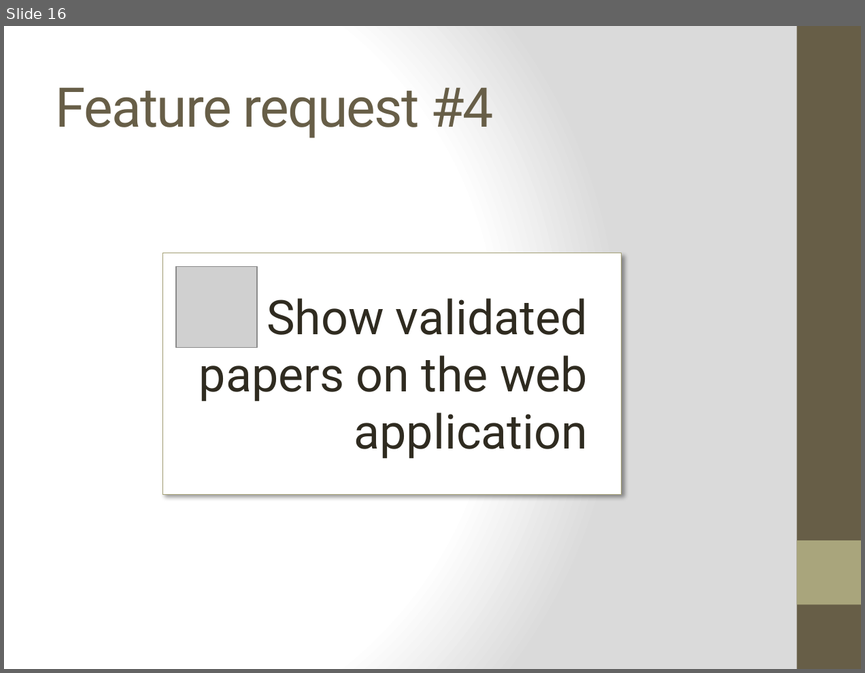
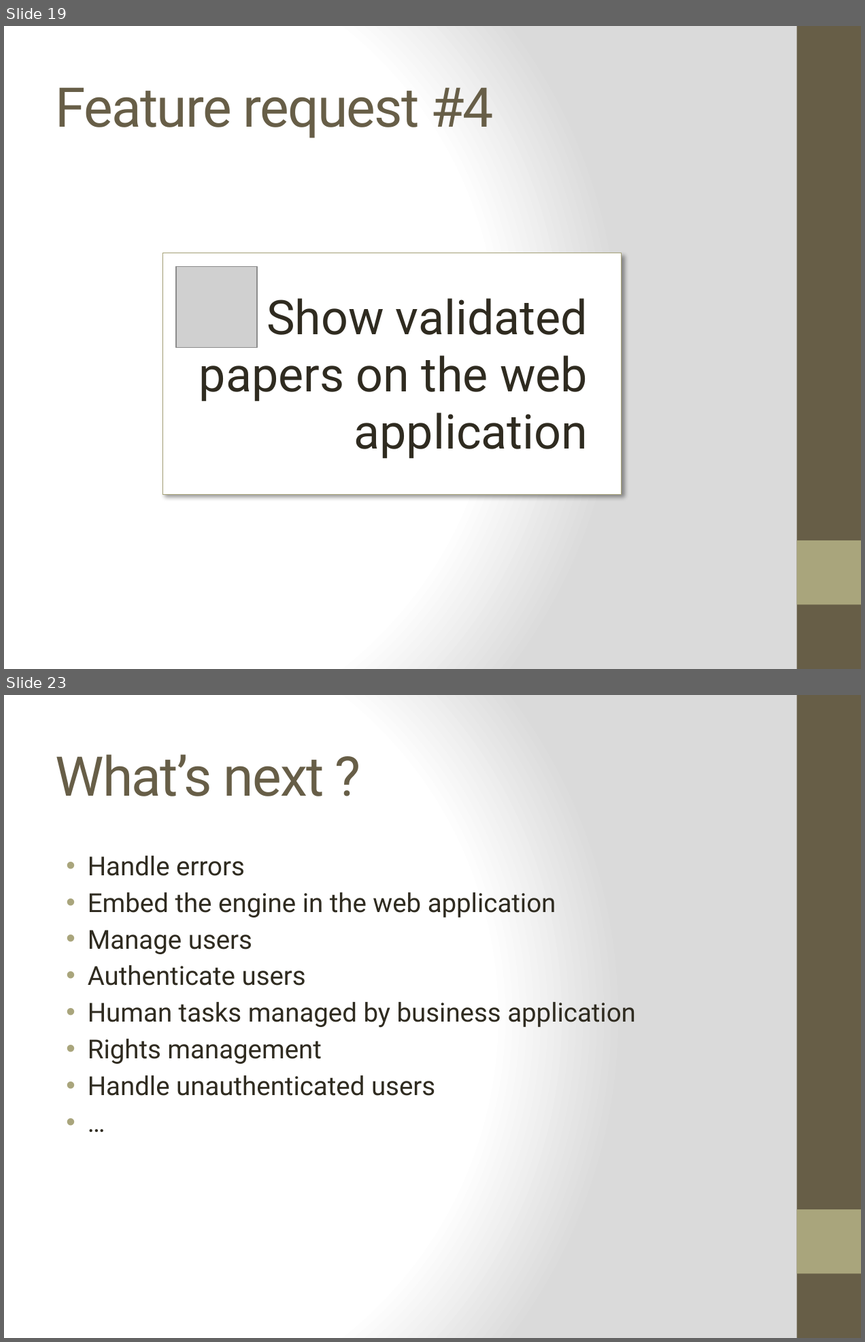
Before and after one commit to bouquetf/call-for-paper, a slide deck: slides/slides.pptx. Shown one above the other, each under a label of ours: slide 16 before the commit, slides 19 and 23 after it; the slides between them are not shown. The pictures are 865x673 and 865x1342 pixels, drawn with LibreOffice and Linux fonts; fonts in the diff are those of the drawing; grey boxes stand for pictures. Boxes give left, top, right and bottom in pixels: in the first picture for what was removed or moved away, otherwise in the second. Text is boxed around its words. In the diff, an @@ line names an element or a change of style, - is before the commit and + after.

```diff
--- a/slides/slides.pptx
+++ b/slides/slides.pptx
@@ slide 23 added at (x1=4, y1=695, x2=861, y2=1338), background gradient #FFFFFF to #DADADA; not listed: 2 template elements that a slide beside it also shows @@
@@ title added at (x1=56, y1=754, x2=324, y2=796), 46 pt, text #675E47 @@
+What’s next ?
@@ text added at (x1=88, y1=855, x2=636, y2=1096), 22 pt, text #2F2B20 @@
+• Handle errors
+• Embed the engine in the web application
+• Manage users
+• Authenticate users
+• Human tasks managed by business application
+• Rights management
+• Handle unauthenticated users
+• …
@@ what was slide 16 is now slide 19 @@
```
Also in this commit, not shown: 3 slides changed, 6 other slides added, 1 slide removed.
